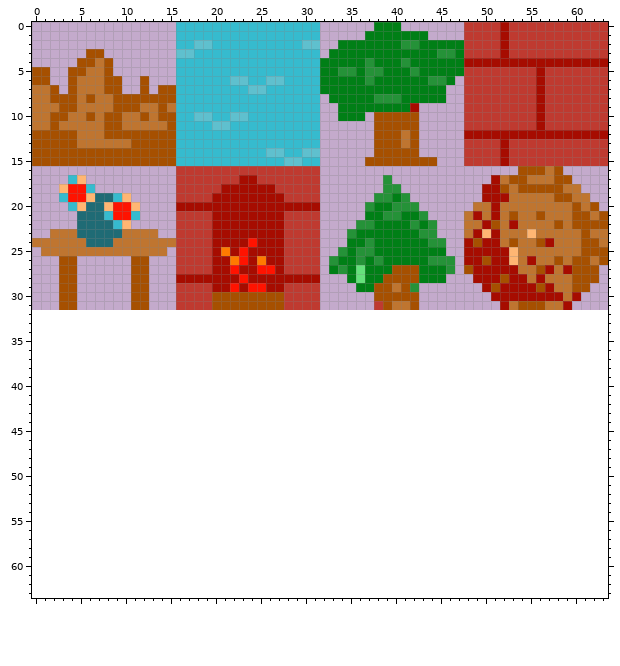
One commit to this pixel-art sprite: src/assets/art/tiles16.png. The picture above was drawn from the file before the commit.
The file is 64x32 pixels. Pixels under 10% opacity are left out. The old version is drawn lined up with the new one, on the new canvas.
Once edited:
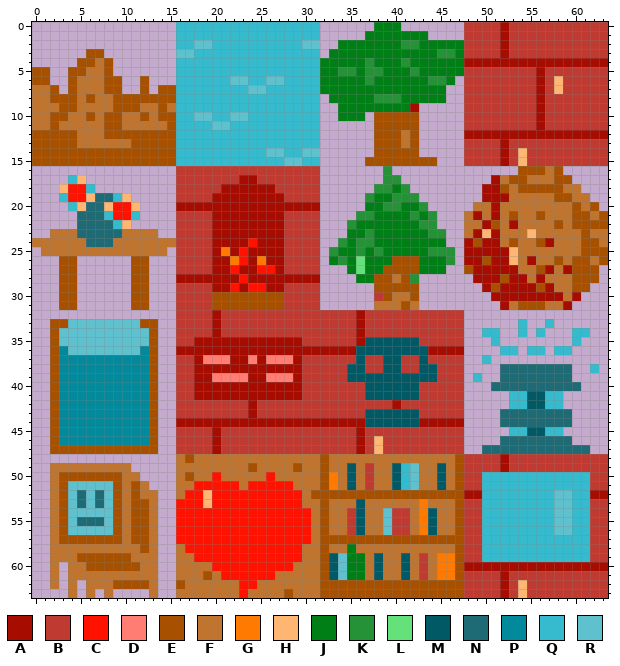
Palette (. is transparent): A #a60c00  B #bf3a30  C #ff1300  D #ff7d73  E #a65000  F #bf7530  G #ff7a00  H #ffb673  J #007f16  K #259238  L #65e17b  M #015965  N #1f6b75  P #03899c  Q #36bbce  R #5fc0ce
Diff:
canvas 64x32 -> 64x64
@@ x 56..60 @@
  5 ABBBB
- 6 ABBBB
- 7 ABBBB
+ 6 ABHBB
+ 7 ABHBB
  8 ABBBB
@@ x 0..63 @@
 13 EEEEEFFFFFFEEEEEQQQQQQQQQQQQQQQQ......EEEFE.....BBBBABBBBBBBBBBB
-14 EEEEEEEEEEEEEEEEQQQQQQQQQQRRQQRR......EEEEE.....BBBBABBBBBBBBBBB
-15 EEEEEEEEEEEEEEEEQQQQQQQQQQQQRRQQ.....EEEEEEEE...BBBBABBBBBBBBBBB
-16 ................BBBBBBBBBBBBBBBB......................EEEFE.....
-17 ....QH..........BBBBBBBAABBBBBBB.......K...........AFEEFFFEE....
-18 ...HCCQ.........BBBBBAAAAAABBBBB.......KK.........AAEFEEEEEFF...
-19 ...QCCHNNQH.....BBBBAAAAAAAABBBB......KKJK........AAAFFFFFEEFF..
-20 ....QHNNHCCH....AAAAAAAAAAAAAAAA.....KJJKKK......FFAFFFFFFFFEFE.
-21 .....NNNQCCQ....BBBBAAAAAAAABBBB.....JJKKJJK....FAFAFEFFEFFFEEFE
-22 .....NNNNQH.....BBBBAAAAAAAABBBB....KKJJJJKJK...FFAEFAFFFFEFEEEE
-23 ..FFFNNNNNFFFF..BBBBAAAAAAAABBBB...KJJJJJJJKK...FAHAFFFHFFFFFEFF
-24 FFFFFFNNNFFFFFFFBBBBAAAACAAABBBB...JJKJJJJJJKK..AEAAFEFFEAFFFEEF
-25 .FFFFFFFFFFFFFF.BBBBAGACAAAABBBB..KJKKJJJJJJJJ..AAAAAHFFFFFFFEEE
-26 ...EE......EE...BBBBAAGCAGAABBBB.KJJKJKJJJJJKKK.AAEAAHFAFFEFEEFE
-27 ...EE......EE...BBBBAACAACCABBBB.JKJLJJJEEEJJJK.EAAAAAFFEAFAEEE.
-28 ...EE......EE...AAAAAAACAAAAAAAA...JLJJEEEEJJJ...AAAEAAFAFFFEEE.
-29 ...EE......EE...BBBBAACACCAABBBB....JJEEFEK.......AEAAAAEAFFEE..
-30 ...EE......EE...BBBBEEEEEEEEBBBB......EEEEE........AAAAAAAAFA...
-31 ...EE......EE...BBBBEEEEEEEEBBBB......BEFFE.........AFEEEFFA....
-32 ................................................................
-33 ................................................................
-34 ................................................................
-35 ................................................................
-36 ................................................................
-37 ................................................................
-38 ................................................................
-39 ................................................................
-40 ................................................................
-41 ................................................................
-42 ................................................................
-43 ................................................................
-44 ................................................................
-45 ................................................................
-46 ................................................................
-47 ................................................................
-48 ................................................................
-49 ................................................................
-50 ................................................................
-51 ................................................................
-52 ................................................................
-53 ................................................................
-54 ................................................................
-55 ................................................................
-56 ................................................................
-57 ................................................................
-58 ................................................................
-59 ................................................................
-60 ................................................................
-61 ................................................................
-62 ................................................................
-63 ................................................................
+14 EEEEEEEEEEEEEEEEQQQQQQQQQQRRQQRR......EEEEE.....BBBBABHBBBBBBBBB
+15 EEEEEEEEEEEEEEEEQQQQQQQQQQQQRRQQ.....EEEEEEEE...BBBBABHBBBBBBBBB
+16 ................BBBBBBBBBBBBBBBB.......K..............EEEFE.....
+17 ....QH..........BBBBBBBAABBBBBBB.......KK..........AFEEFFFEE....
+18 ...HCCQ.........BBBBBAAAAAABBBBB......KKJK........AAEFEEEEEFF...
+19 ...QCCHNNQH.....BBBBAAAAAAAABBBB.....KJJKKK.......AAAFFFFFEEFF..
+20 ....QHNNHCCH....AAAAAAAAAAAAAAAA.....JJKKJJK.....FFAFFFFFFFFEFE.
+21 .....NNNQCCQ....BBBBAAAAAAAABBBB....KKJJJJKJK...FAFAFEFFEFFFEEFE
+22 .....NNNNQH.....BBBBAAAAAAAABBBB...KJJJJJJJKK...FFAEFAFFFFEFEEEE
+23 ..FFFNNNNNFFFF..BBBBAAAAAAAABBBB...JJKJJJJJJKK..FAHAFFFHFFFFFEFF
+24 FFFFFFNNNFFFFFFFBBBBAAAACAAABBBB..KJKKJJJJJJJJ..AEAAFEFFEAFFFEEF
+25 .FFFFFFFFFFFFFF.BBBBAGACAAAABBBB.KJJKJKJJJJJKKK.AAAAAHFFFFFFFEEE
+26 ...EE......EE...BBBBAAGCAGAABBBB.JKJLJJJEEEJJJK.AAEAAHFAFFEFEEFE
+27 ...EE......EE...BBBBAACAACCABBBB...JLJJEEEEJJJ..EAAAAAFFEAFAEEE.
+28 ...EE......EE...AAAAAAACAAAAAAAA....JJEEFEK......AAAEAAFAFFFEEE.
+29 ...EE......EE...BBBBAACACCAABBBB......EEEEE.......AEAAAAEAFFEE..
+30 ...EE......EE...BBBBEEEEEEEEBBBB......BEFFE........AAAAAAAAFA...
+31 ...EE......EE...BBBBEEEEEEEEBBBB......FFFEF.........AFEEEFFA....
+32 ................BBBBABBBBBBBBBBBBBBBABBBBBBBBBBB................
+33 ..EERRRRRRRREE..BBBBABBBBBBBBBBBBBBBABBBBBBBBBBB......Q..Q......
+34 ..ERRRRRRRRRRE..BBBBABBBBBBBBBBBBBBBABBBBBBBBBBB..QQ..Q.Q...QQ..
+35 ..ERRRRRRRRRRE..BBAAAAAAAAAAAABBBBBBAMMMMMMBBBBB...Q........Q...
+36 ..EPRRRRRRRRPE..AAAAAAAAAAAAAAAAAAAAMMMMMMMMAAAA....QQ.QQ.QQ....
+37 ..EPPPPPPPPPPE..BBADDDAADADDDABBBBBBMBBMMBBMBBBB..Q.............
+38 ..EPPPPPPPPPPE..BBAAAAAAAAAAAABBBBBMMBBMMBBMMBBB....NNNNNNNN..Q.
+39 ..EPPPPPPPPPPE..BBAADDDDAADDDABBBBBMMMMMMMMMMBBB.Q..NNNNNNNN....
+40 ..EPPPPPPPPPPE..BBAAAAAAAAAAAABBBBBBBMMMMMMBBBBB...NNNNNNNNNN...
+41 ..EPPPPPPPPPPE..BBAAAAAAAAAAAABBBBBBBMMMMMMBBBBB.....QQMMQQ.....
+42 ..EPPPPPPPPPPE..BBBBBBBBABBBBBBBBBBBBBBBABBBBBBB.....QQMMQQ.....
+43 ..EPPPPPPPPPPE..BBBBBBBBABBBBBBBBBBBBMMMMMMBBBBB....NNNNNNNN....
+44 ..EPPPPPPPPPPE..AAAAAAAAAAAAAAAAAAAAAMMMMMMAAAAA....NNNNNNNN....
+45 ..EPPPPPPPPPPE..BBBBABBBBBBBBBBBBBBBABBBBBBBBBBB.....QQMMQQ.....
+46 ..EPPPPPPPPPPE..BBBBABBBBBBBBBBBBBBBABHBBBBBBBBB....NNNNNNNN....
+47 ..EEEEEEEEEEEE..BBBBABBBBBBBBBBBBBBBABHBBBBBBBBB..NNNNNNNNNNNN..
+48 ................FEFFFFFFFFFFFFFFEFFFFFFFFFFFFFFEBBBBABBBBBBBBBBB
+49 ..FFFFFFFFF.....FFFFFFFFEFFFFEFFEFFMFBFFMQRFFMFEBBBBABBBBBBBBBBB
+50 ..FEEEEEEEFF....FEFFCFFFFFCFFFFFEGFMFBFFMQRFFMFEBBQQQQQQQQQQQQBB
+51 ..FERRRRREFEF...FFCCCCCFCCCCCFFFEGFMFBFFMQRFFMFEBBQQQQQQQQQQQQBB
+52 ..FERNRNREFEFF..FCCHCCCCCCCCCCFEEEEEEEEEEEEEEEEEAAQQQQQQQQRRQQAA
+53 ..FERNRNREFEEF..CCCHCCCCCCCCCCFFEFFFMFFFFFFGFFFEBBQQQQQQQQRRQQBB
+54 ..FERRRRREFEEF..CCCCCCCCCCCCCCCFEFFBMFFRBBFGMFFEBBQQQQQQQQRRQQBB
+55 ..FERNNNREFEEF..CCCCCCCCCCCCCCCFEFFBMFFRBBFGMFFEBBQQQQQQQQRRQQBB
+56 ..FERRRRREFEEF..CCCCCCCCCCCCCCCFEFFBMFFRBBFGMFFEBBQQQQQQQQRRQQBB
+57 ..FEEEEEEEFEEF..CCCCCCCCCCCCCCCFEEEEEEEEEEEEEEEEBBQQQQQQQQQQQQBB
+58 ..FFFFFFFFFFEF..FCCCCCCCCCCCCCFFEFFJFFFFFFFFFFFEBBQQQQQQQQQQQQBB
+59 ..FFFEEEEEEFFF..FFCCCCCCCCCCCCFFEMRJJFMFFMFBFGGEBBQQQQQQQQQQQQBB
+60 ..F.FFEEEEEEFF..FFFFCCCCCCCCCFFFEMRJJFMFFMFBFGGEAAAAAAAAAAAAAAAA
+61 ..F.FFFFFFFFFF..FFFEFCCCCCCFFFFFEMRJJFMFFMFBFGGEBBBBABBBBBBBBBBB
+62 ..F.F.FFFEEEEF..EFFFFFFCCFFFFFFFEEEEEEEEEEEEEEEEBBBBABHBBBBBBBBB
+63 ....F.F.F....F..FFFFFFFCFFFFEFFFEEEEEEEEEEEEEEEEBBBBABHBBBBBBBBB
Boxes around the changes in both pictures, in picture pixels (x1, y1, x2, y2):
changed: (554, 76, 563, 94)
changed: (518, 148, 527, 166)
changed: (50, 166, 608, 598)
